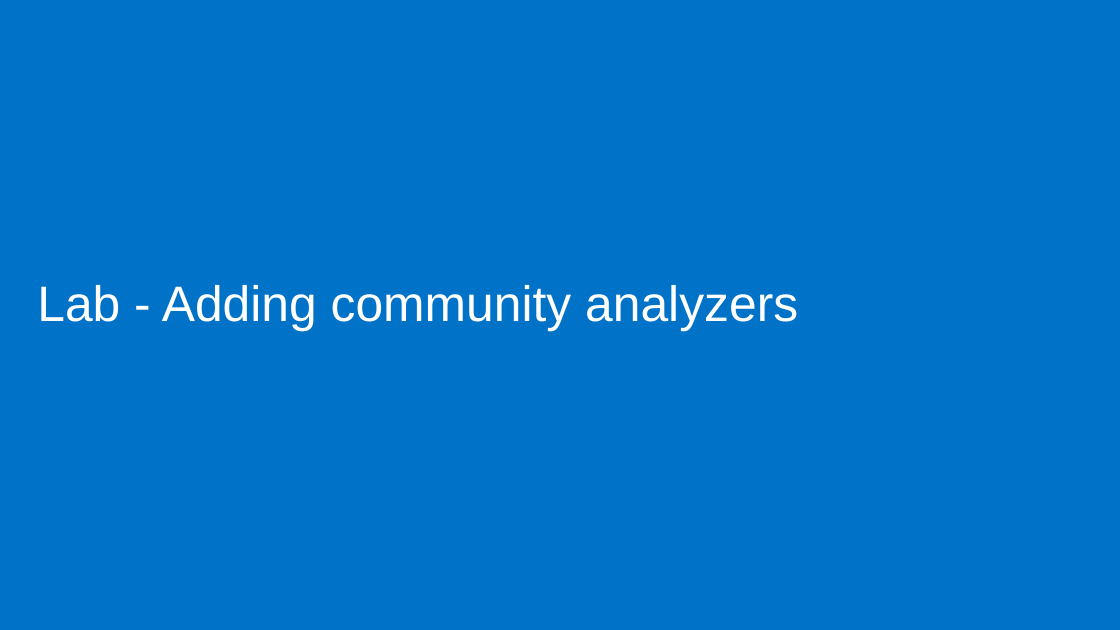
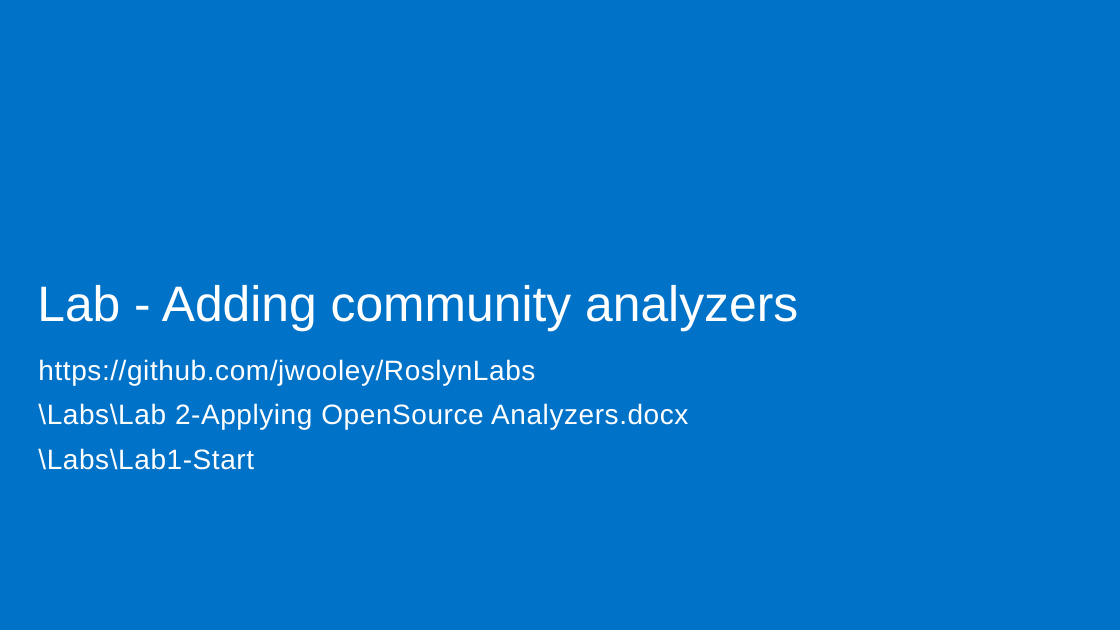
Before and after one commit to jwooley/RoslynLabs, a slide deck: slide 27 of RoslynStaticAnalyzerWorkshop.pptx (slide 19 before the commit). Drawn at 1120x630 pixels with LibreOffice and Linux fonts; fonts in the diff are those of the drawing. Boxes give left, top, right and bottom in pixels: in the first picture for what was removed or moved away, otherwise in the second. Text is boxed around its words. In the diff, an @@ line names an element or a change of style, - is before the commit and + after.

```diff
--- a/RoslynStaticAnalyzerWorkshop.pptx
+++ b/RoslynStaticAnalyzerWorkshop.pptx
@@ text added at bbox=[38, 359, 688, 470], 24 pt, text #FFFFFF @@
+https://github.com/jwooley/RoslynLabs
+\Labs\Lab 2-Applying OpenSource Analyzers.docx
+\Labs\Lab1-Start
```
Also in this commit, not shown: 10 other slides changed, 13 slides added, 1 other file.
